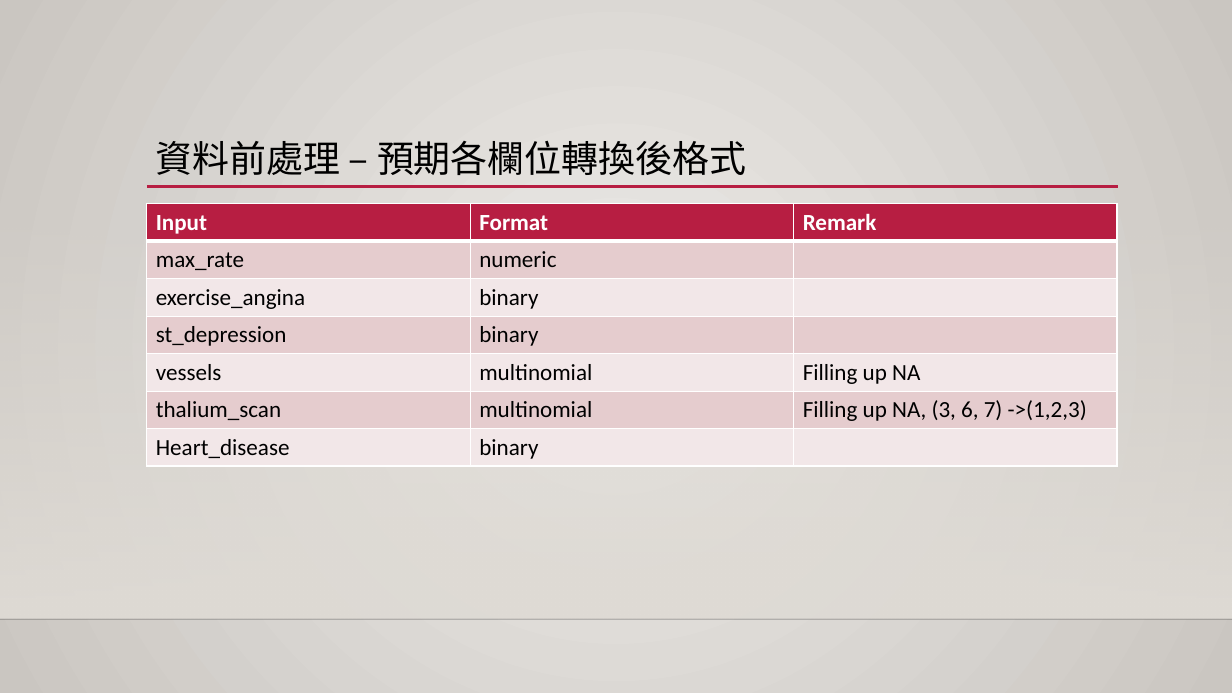
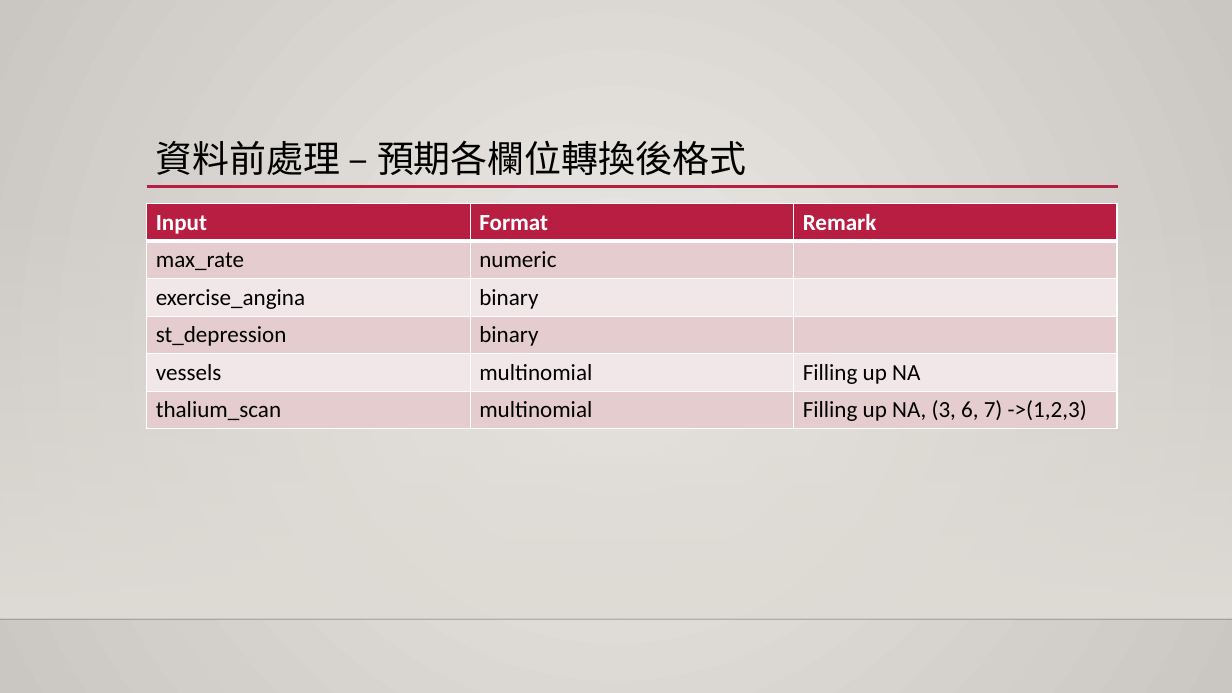
Before and after one commit to 1082-datascience/finalproject-finalproject-1082ds_group3, a slide deck: slide 11 of docs/final_report.pptx. Drawn at 1232x693 pixels with LibreOffice and Linux fonts; fonts in the diff are those of the drawing; background and template pictures are left out. Boxes give left, top, right and bottom in pixels: in the first picture for what was removed or moved away, otherwise in the second. Text is boxed around its words. In the diff, an @@ line names an element or a change of style, - is before the commit and + after.

```diff
--- a/docs/final_report.pptx
+++ b/docs/final_report.pptx
@@ table at [147, 203, 1117, 428] @@
-row 7: Heart_disease | binary | 
```
Also in this commit, not shown: 1 other slide changed.
